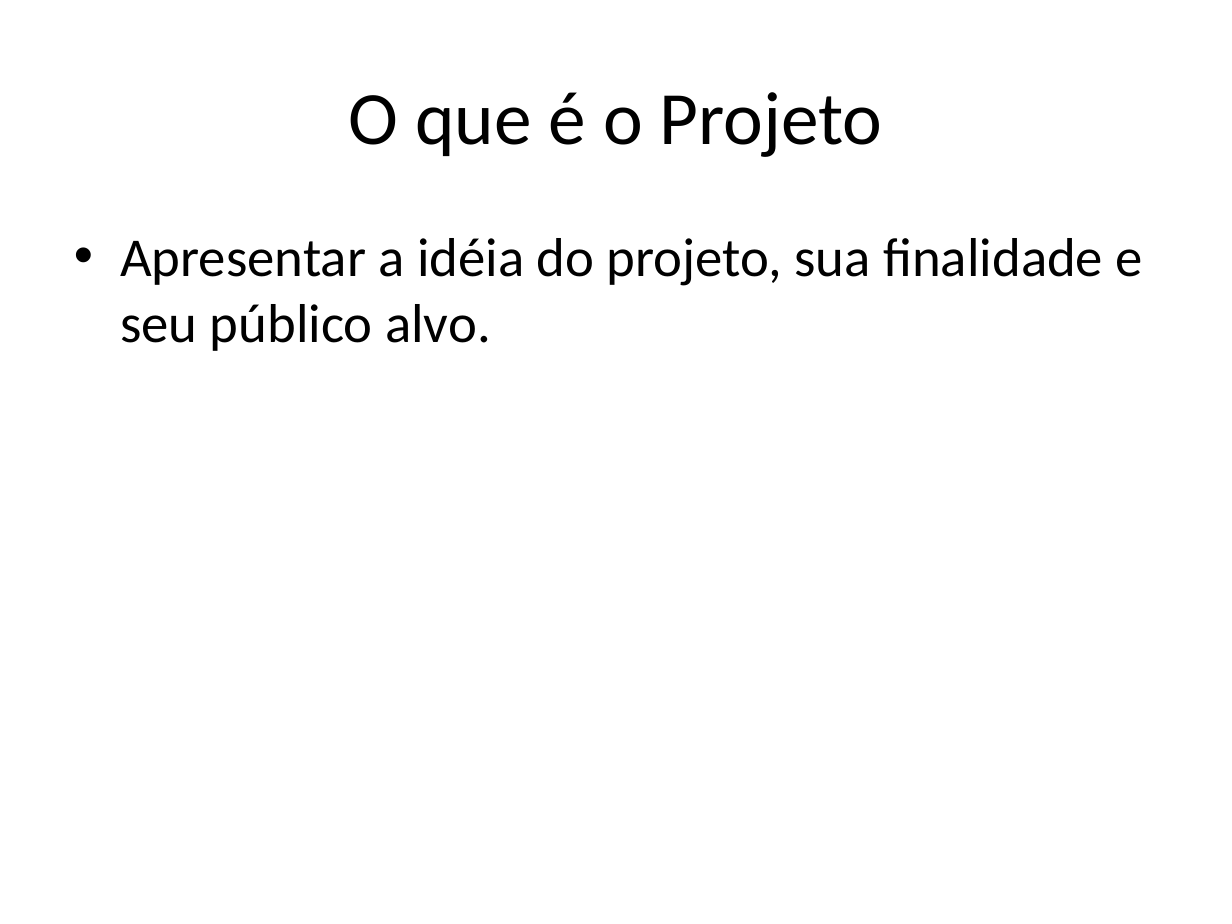
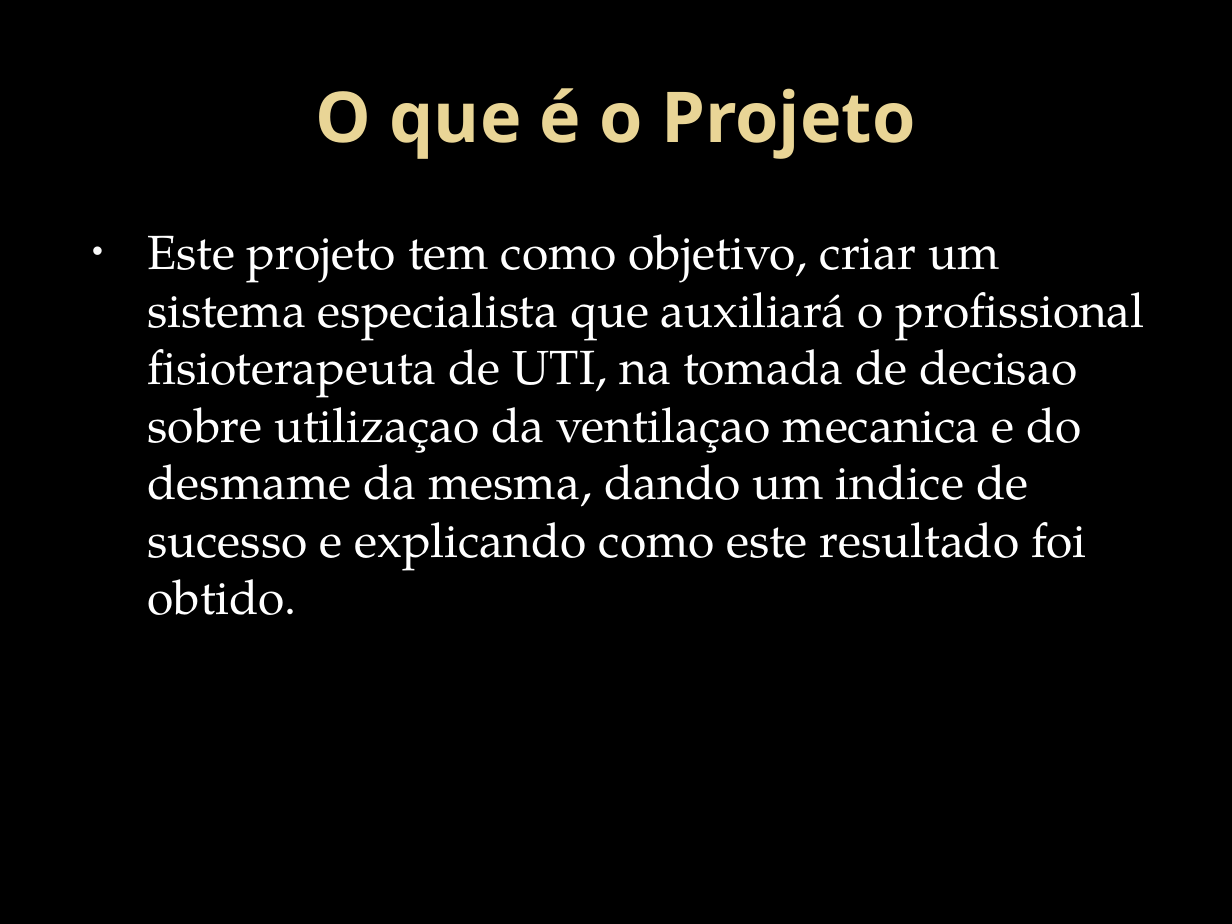
Before and after one commit to HamiltonSantos/FisioDiag, a slide deck: slide 3 of Proposta/ApresentacaoProposta.pptx. Drawn at 1232x924 pixels with LibreOffice and Linux fonts; fonts in the diff are those of the drawing; background and template pictures are left out. Boxes give left, top, right and bottom in pixels: in the first picture for what was removed or moved away, otherwise in the second. Text is boxed around its words. In the diff, an @@ line names an element or a change of style, - is before the commit and + after.

Commit message:
alteraçao da apresentaçao
alteracao bem basica no ppt, gostaria de ver o PPT do diogenes para
saber quanta informaçao deve ser colocada na mesma, pois nao sei se a
informaçao deve estar toda na apresentaçao ou se devemos apenas colocar
informaçoes necessarias para que possamos nos basear para falar.

```diff
--- a/Proposta/ApresentacaoProposta.pptx
+++ b/Proposta/ApresentacaoProposta.pptx
@@ background #FFFFFF to picture (left out) @@
@@ title "O que é o Projeto" at [316, 88, 916, 159]: size 44 to 41 pt, font Calibri to Noto Sans, text colour #000000 to gradient #EAD696 to #E7D081, bold on @@
@@ text at [148, 234, 1145, 615]: text changed; size 32 to 28 pt; font Calibri to TeX Gyre Pagella; text colour #000000 to #FFFFFF @@
-• Apresentar a idéia do projeto, sua finalidade e seu público alvo.
+• Este projeto tem como objetivo, criar um sistema especialista que auxiliará o profissional fisioterapeuta de UTI, na tomada de decisao sobre utilizaçao da ventilaçao mecanica e do desmame da mesma, dando um indice de sucesso e explicando como este resultado foi obtido.
```
Also in this commit, not shown: 6 other slides changed, 1 slide added, 1 slide removed, 1 other file.
